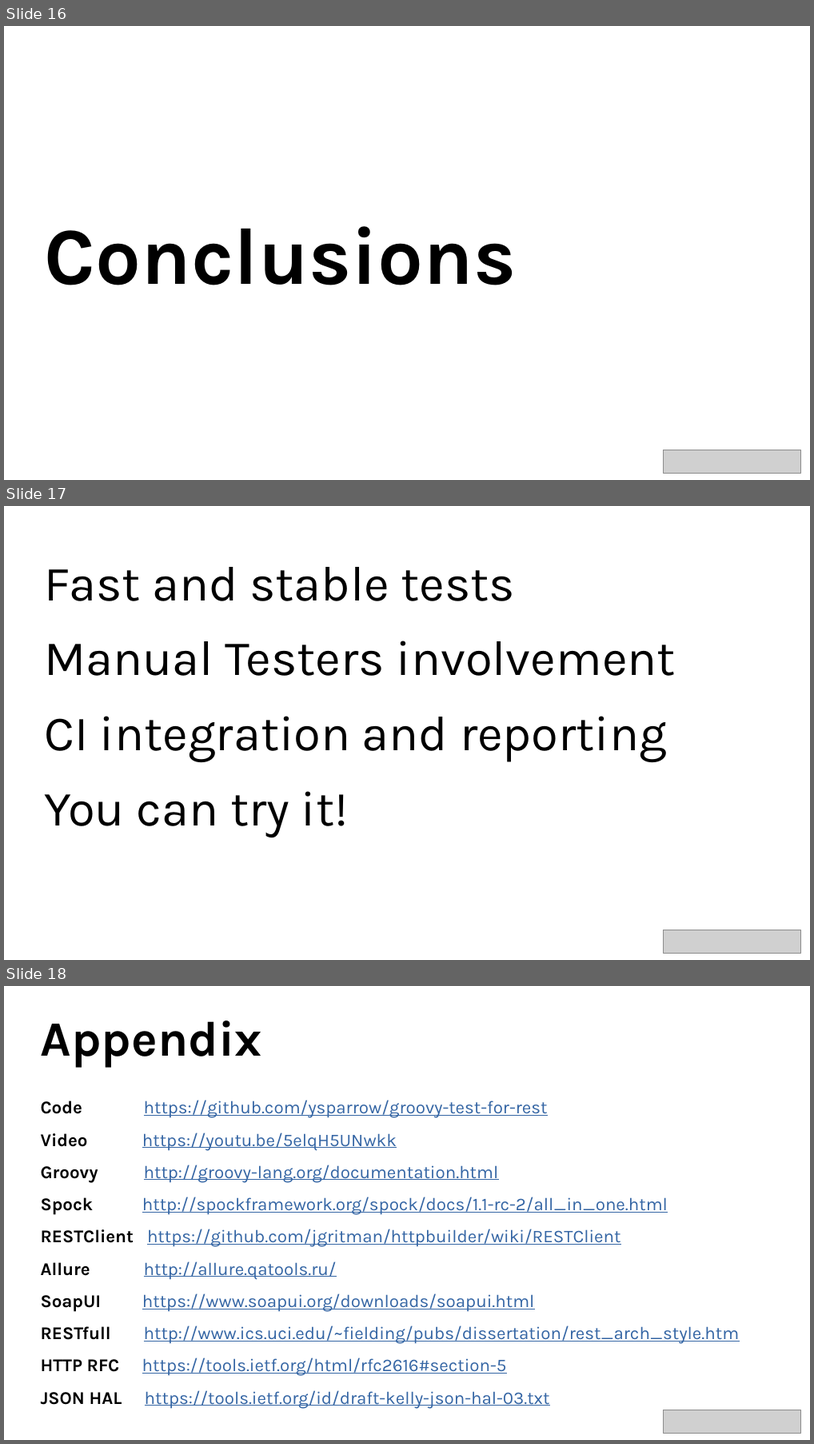
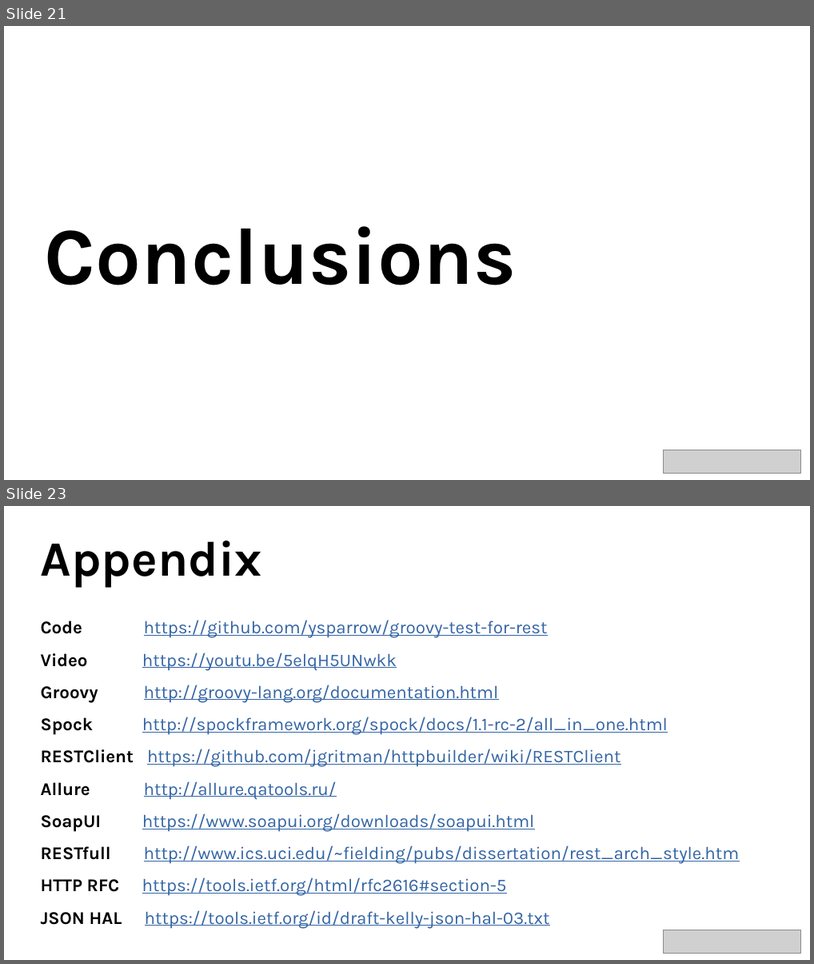
Before and after one commit to ysparrow/groovy-test-for-rest, a slide deck: FabulousTestsWithSpockAndGroovy.odp. Shown one above the other, each under a label of ours: slides 16, 17 and 18 before the commit, slides 21 and 23 after it; the slides between them are not shown. The pictures are 814x1444 and 814x964 pixels, drawn with LibreOffice and Linux fonts; fonts in the diff are those of the drawing; grey boxes stand for pictures. Boxes give left, top, right and bottom in pixels: in the first picture for what was removed or moved away, otherwise in the second. Text is boxed around its words. In the diff, an @@ line names an element or a change of style, - is before the commit and + after.

```diff
--- a/FabulousTestsWithSpockAndGroovy.odp
+++ b/FabulousTestsWithSpockAndGroovy.odp
@@ slide 17 removed at bbox=[4, 506, 810, 960], background #FFFFFF @@
@@ text removed at bbox=[44, 567, 676, 837] @@
-Fast and stable tests
-Manual Testers involvement
-CI integration and reporting
-You can try it!
@@ picture removed at bbox=[664, 929, 801, 952] @@
@@ what was slide 16 is now slide 21 @@
@@ what was slide 18 is now slide 23 @@
```
Also in this commit, not shown: 2 slides changed, 7 slides added, 1 other slide removed, 8 other files.
